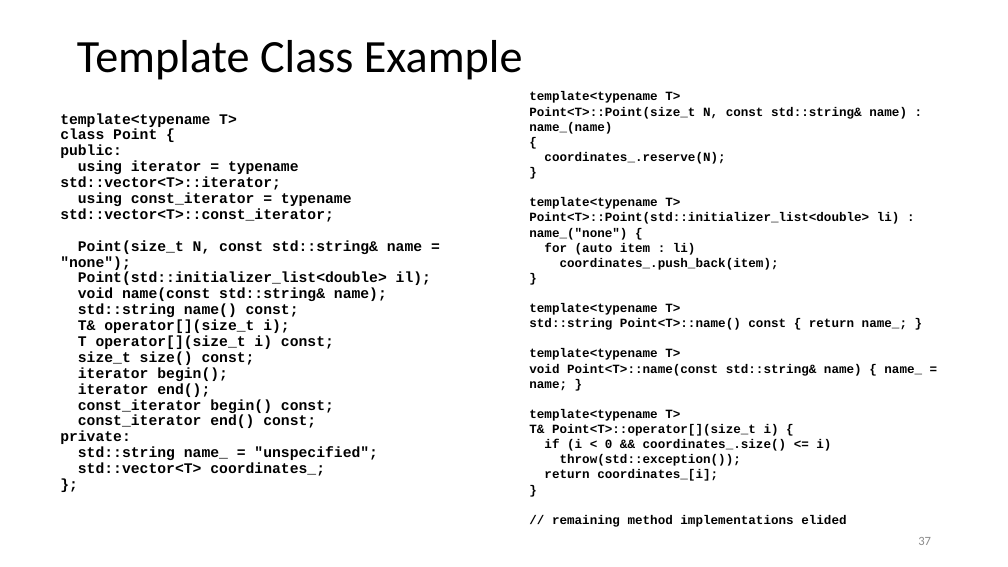
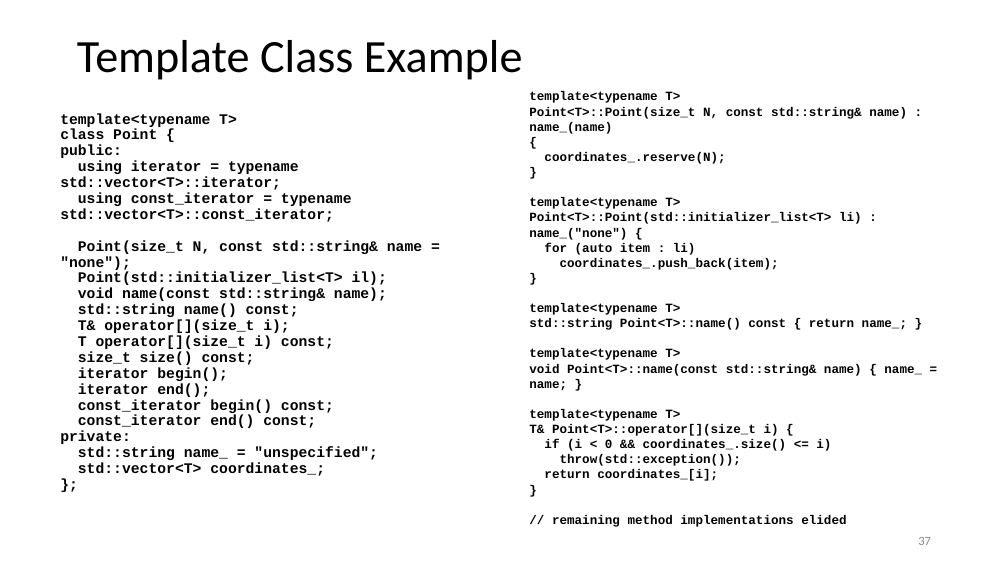
Before and after one commit to JimFawcett/JimFawcett.github.io, a slide deck: slide 37 of Resources/CppModels.pptx. Drawn at 1008x567 pixels with LibreOffice and Linux fonts; fonts in the diff are those of the drawing. Boxes give left, top, right and bottom in pixels: in the first picture for what was removed or moved away, otherwise in the second. Text is boxed around its words. In the diff, an @@ line names an element or a change of style, - is before the commit and + after.

Commit message:
fixed typos in Template example

```diff
--- a/Resources/CppModels.pptx
+++ b/Resources/CppModels.pptx
@@ text at [529,212,862,240]: text changed @@
-Point<T>::Point(std::initializer_list<double> li) : name_("none") {
+Point<T>::Point(std::initializer_list<T> li) : name_("none") {
@@ text at [78,272,387,288]: text changed @@
-Point(std::initializer_list<double> il);
+Point(std::initializer_list<T> il);
```
Also in this commit, not shown: 1 other file.
